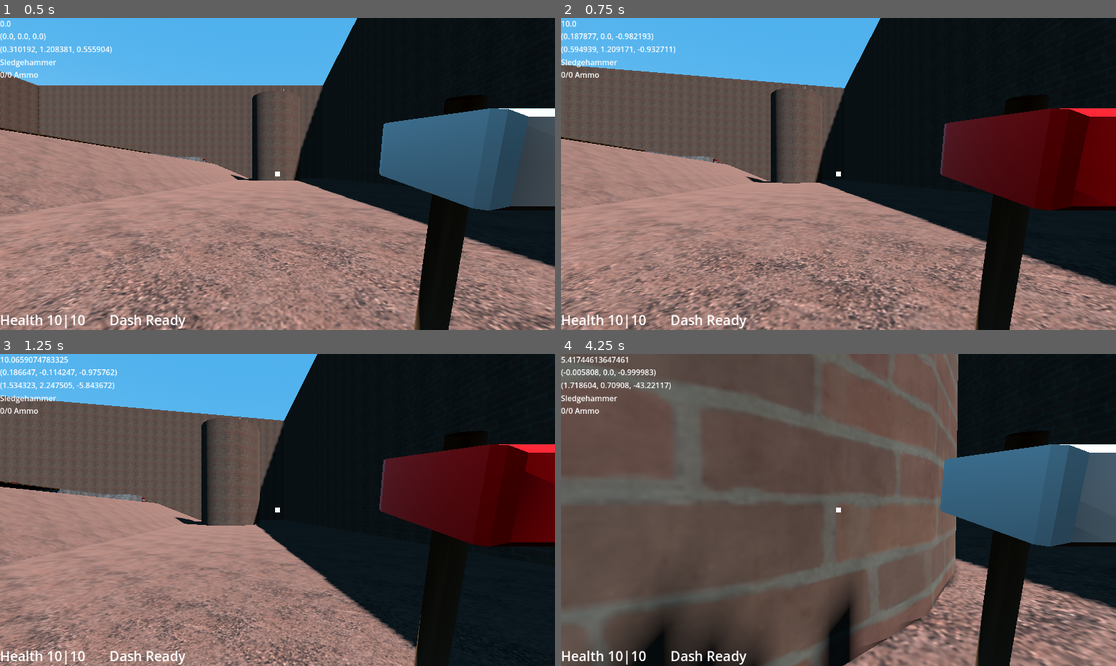
Above: before the commit, frames 1-4 (two rows, left to right).
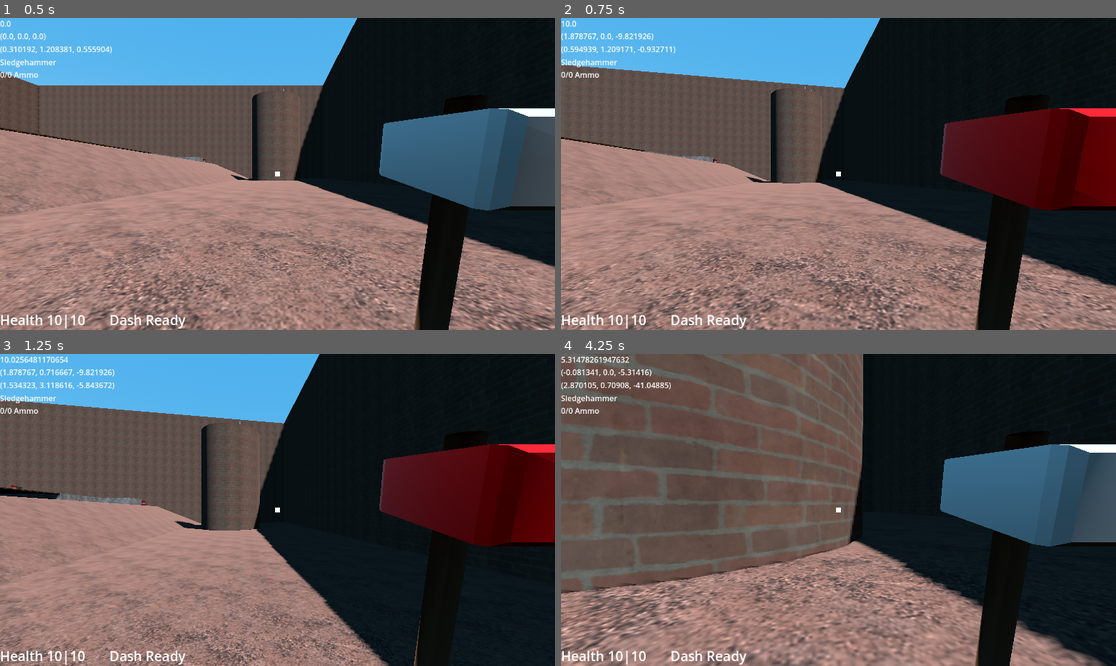
Above: after the commit, the same moments.

Repository: Wlopez2002/FPSGame
Game: Godot game, scene res://Levels/TestMain.tscn
Two runs of this game, one before a commit and one after it. Both use one fixed random seed, a clock stepped at 60 frames per second and the inputs below. Sound files missing from this copy of the repository are replaced by a short silence.
Inputs (mouse positions are in pixels of both pictures, inside the frame that each line leads up to):
- Up to frame 1 (0.5 s): no input
- Up to frame 2 (0.75 s): tap Enter at 0.5 s; move the mouse to (866, 174) at 0.52 s; press the mouse at (866, 174) at 0.53 s; hold W (MoveForward) from 0.53 s (still down)
- Up to frame 3 (1.25 s): keep holding W (MoveForward); tap Space (MoveJump) at 0.77 s
- Up to frame 4 (4.25 s): keep holding W (MoveForward); move the mouse to (810, 510) at 1.27 s; release the mouse at (810, 510) at 1.28 s; tap Ctrl (MoveCrouch) at 1.35 s; tap Space (MoveJump) at 1.52, 3.02, 3.77 s; move the mouse to (849, 503) at 2.02 s; hold Shift (MoveDash) 2.03-2.78 s; move the mouse to (832, 516) at 2.77 s; click (832, 516) at 2.85 s; move the mouse to (877, 513) at 3.52 s; hold Ctrl (MoveCrouch) from 3.53 s (still down)

Frame 1 is identical in both runs. In frame 2, 0.1% of the frame differs, in the area x 0-17%, y 4-7%; in frame 3, 12%; in frame 4, 42%, in the area x 0-100%, y 0-100%.

Commit message:
reduced player velocity components

Diff:
--- a/Objects/WorldObjects/MovingPlatformBody.gd
+++ b/Objects/WorldObjects/MovingPlatformBody.gd
@@ -1,4 +1,6 @@
 extends CharacterBody3D
+
+class_name MovingPlatformBody
 
 func _physics_process(_delta: float) -> void:
 	move_and_slide()
--- a/Player/PlayerMovement.gd
+++ b/Player/PlayerMovement.gd
@@ -25,7 +25,7 @@
 var wasInAir = false;
 var gravity = 15.0;
 var friction = 4.0;
-var jumpImpulse = 6.0;
+var jumpImpulse = 8.0;
 var crouching = false;
 var tryUncrouch = false;
 var doubleJumps = 0;
@@ -34,8 +34,7 @@
 var canDash = true;
 var dashing = false; ## controls friction if on floor.
 
-var moveVelocity = Vector3.ZERO;
-var outsideVelocity = Vector3.ZERO;
+var naturalVelocity = Vector3.ZERO;
 var floorVelocity = Vector3.ZERO
 
 
@@ -100,24 +99,23 @@
 	var wishDir := (transform.basis * Vector3(input_dir.x, 0, input_dir.y)).normalized();
 
 	if is_on_floor() and !dashing:
-		moveVelocity = _applyFriction(moveVelocity, delta)
-		outsideVelocity = _applyFriction(outsideVelocity, delta)
+		naturalVelocity = _applyFriction(naturalVelocity, delta)
 
 		if crouching:
 			_accelerate(wishDir, MAXCROUCHSPEED, delta);
 		else:
 			_accelerate(wishDir, MAXGROUNDSPEED, delta);
 	else:
-		moveVelocity.y -= gravity * delta
+		naturalVelocity.y -= gravity * delta
 		_accelerate(wishDir, MAXAIRSPEED, delta);
 
 	## if the player is on a moving platform we need to add it's velocity
 	if is_on_floor():
-		if floorDetector.get_collider().is_in_group("MovingPlatform"):
+		if floorDetector.get_collider() is MovingPlatformBody:
 			floorVelocity = floorDetector.get_collider().velocity;
 		else:
 			floorVelocity = Vector3.ZERO
-	velocity = outsideVelocity + moveVelocity + floorVelocity;
+	velocity = naturalVelocity + floorVelocity;
 
 func _applyFriction(vel: Vector3, delta) -> Vector3:
 	if vel.length() != 0: ## the player is moving
@@ -133,13 +131,13 @@
 	return vel;
 
 func _accelerate(wishDir: Vector3, maxVelocity: float, delta: float):
-	var curSpeed = moveVelocity.dot(wishDir);
+	var curSpeed = naturalVelocity.dot(wishDir);
 	var speedToAdd = clamp(maxVelocity - curSpeed, 0, MAXACCELERATION * delta);
-	moveVelocity += speedToAdd * wishDir;
+	naturalVelocity += speedToAdd * wishDir;
 
 func _applyForce(force: Vector3):
 	if movementEnabled:
-		outsideVelocity += force;
+		naturalVelocity += force;
 
 ## Teleport the player and change their velocity to reflect the new position
 ## This lacks a transformation of velocity and rotation on the y axis
@@ -148,20 +146,13 @@
 	global_position = newPos;
 	var playerForward = transform.basis.z;
 
-	var vDir = moveVelocity.normalized();
+	var vDir = naturalVelocity.normalized();
 	var rotations = Vector2(oldForward.x,oldForward.z).angle_to(Vector2(vDir.x,vDir.z)) - PI
 	var newxz = Vector2(newForward.x,newForward.z).rotated(rotations)
-	var vNew = Vector3(newxz.x, vDir.y, newxz.y) * moveVelocity.length()
-	moveVelocity = vNew;
-	vDir = outsideVelocity.normalized();
-	rotations = Vector2(oldForward.x,oldForward.z).angle_to(Vector2(vDir.x,vDir.z)) - PI
-	newxz = Vector2(newForward.x,newForward.z).rotated(rotations)
-	vNew = Vector3(newxz.x, vDir.y, newxz.y) * outsideVelocity.length()
-	outsideVelocity = vNew;
-
-	print(velocity)
-	print(moveVelocity + outsideVelocity)
-	velocity = moveVelocity + outsideVelocity + floorVelocity;
+	var vNew = Vector3(newxz.x, vDir.y, newxz.y) * naturalVelocity.length()
+	naturalVelocity = vNew;
+
+	velocity =  naturalVelocity + floorVelocity;
 
 
 	## set the player's rotation
--- a/UI/PlayerUi.gd
+++ b/UI/PlayerUi.gd
@@ -15,7 +15,7 @@
 	setLabels()
 
 func setLabels():
-	speedLabel.text = str(playerCharBody.velocity.length()) + "\n" + str(playerCharBody.velocity.normalized())
+	speedLabel.text = str(playerCharBody.velocity.length()) + "\n" + str(playerCharBody.velocity)
 	locationLabel.text = str(playerCharBody.global_position)
 
 	var curWeapon: WeaponBase = playerWeapons.weaponsList.get(playerWeapons.heldWeapon);
--- a/project.godot
+++ b/project.godot
@@ -32,7 +32,6 @@
 [global_group]
 
 Persistent=""
-MovingPlatform=""
 
 [input]
 
